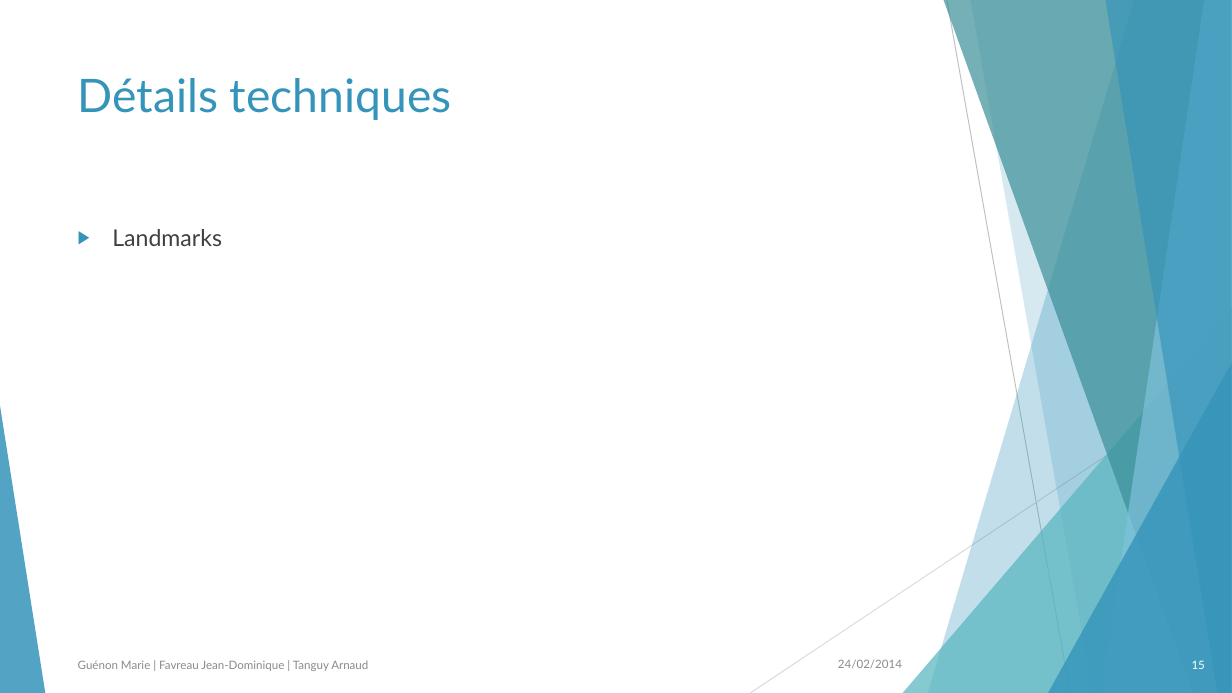
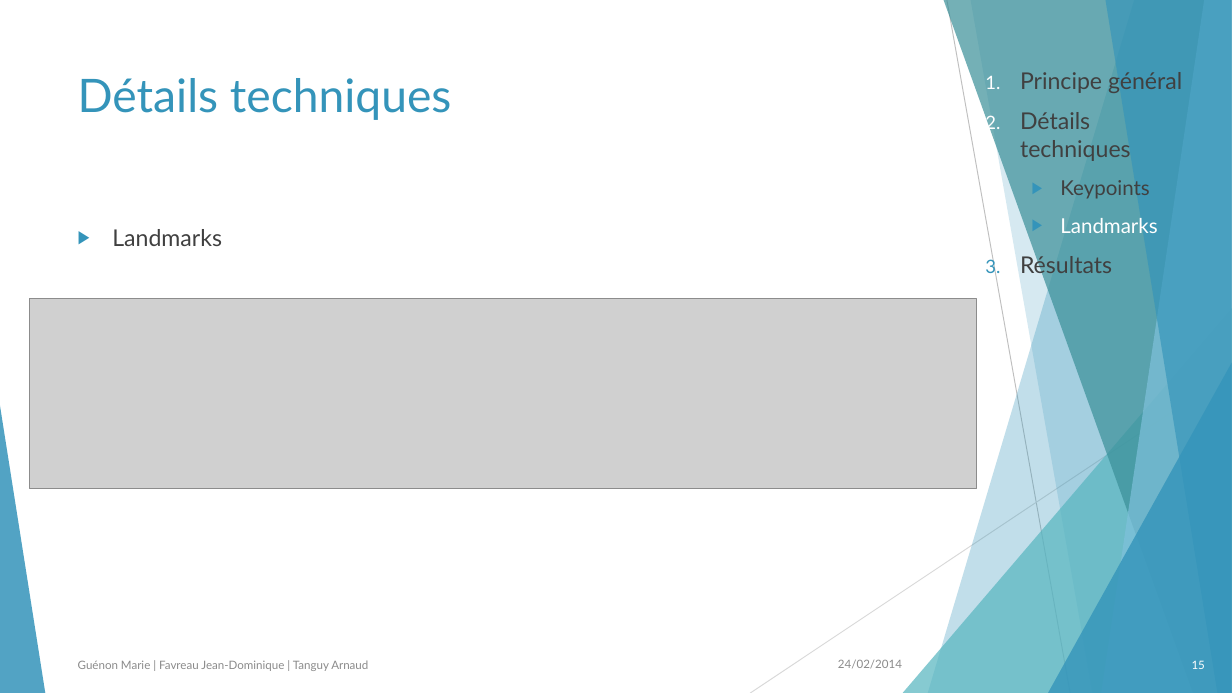
Before and after one commit to allaeia/indexation_image, a slide deck: slide 15 of article.pptx. Drawn at 1232x693 pixels with LibreOffice and Linux fonts; fonts in the diff are those of the drawing; grey boxes stand for pictures. Boxes give left, top, right and bottom in pixels: in the first picture for what was removed or moved away, otherwise in the second. Text is boxed around its words. In the diff, an @@ line names an element or a change of style, - is before the commit and + after.

```diff
--- a/article.pptx
+++ b/article.pptx
@@ text added at (1020, 72, 1182, 278), 18 pt, text #404040 @@
+1. Principe général
+2. Détails techniques
+  ▶ Keypoints
+  ▶ Landmarks
+3. Résultats
@@ picture added at (30, 299, 977, 489) @@
```
Also in this commit, not shown: 20 other slides changed, 1 slide added.
